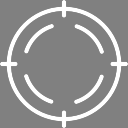
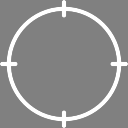
Two versions of the same layered image (128x128). Layer-by-layer changes:
painted on "Layer 1" over [24, 24, 104, 104]
